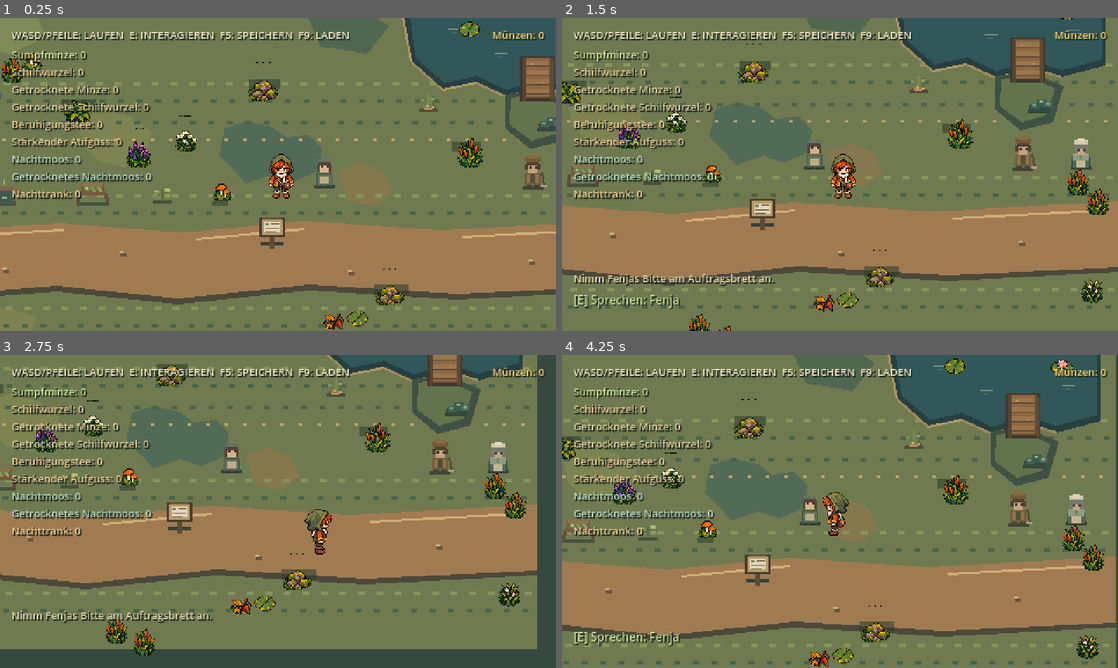
Above: before the commit, frames 1-4 (two rows, left to right).
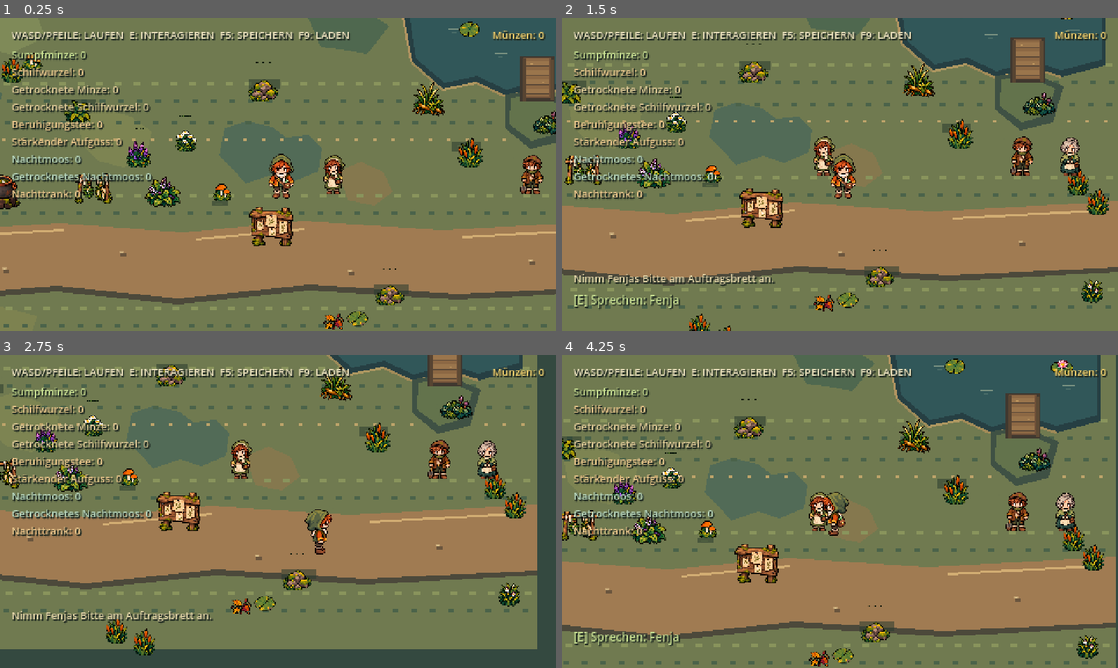
Above: after the commit, the same moments.

Repository: Fremarx/Moor-Apotheke
Game: Godot game, scene res://scenes/main.tscn
Same seed, same stepped clock (60 frames per second), same inputs: the game is played once before the commit and once after it.
Inputs:
- Up to frame 1 (0.25 s): no input
- Up to frame 2 (1.5 s): tap Enter at 0.5 s; hold D (move_right) 0.53-1.28 s; hold E (interact) 0.53-1.28 s; hold S (move_down) from 1.28 s (still down); tap E (interact) at 1.35 s
- Up to frame 3 (2.75 s): release S (move_down) at 2.03 s; hold D (move_right) from 2.03 s (still down); hold E (interact) from 2.03 s (still down)
- Up to frame 4 (4.25 s): release D (move_right) at 2.78 s; release E (interact) at 2.78 s; hold W (move_up) 2.78-3.53 s; tap E (interact) at 2.85 s; hold A (move_left) from 3.53 s (still down); hold E (interact) from 3.53 s (still down)

The runs differ from the first frame. In frame 1, 3.4% of the frame differs, in the area x 0-100%, y 20-74%; in frame 2, 3.5%; in frame 3, 3.3%; in frame 4, 3.6%, in the area x 0-95%, y 20-74%.

Commit message:
feat(visuals): add moor object sprite atlases

Diff:
--- a/scenes/world/test_map.tscn
+++ b/scenes/world/test_map.tscn
@@ -9,6 +9,9 @@
 [ext_resource type="Script" path="res://scripts/marten.gd" id="7_marten"]
 [ext_resource type="Script" path="res://scripts/lene.gd" id="8_lene"]
 [ext_resource type="Script" path="res://scripts/quest_board.gd" id="9_quest_board"]
+[ext_resource type="Texture2D" path="res://assets/sprites/workstations_ai_20261001.png" id="10_workstations"]
+[ext_resource type="Texture2D" path="res://assets/sprites/villagers_ai_20261001.png" id="11_villagers"]
+[ext_resource type="Texture2D" path="res://assets/sprites/herb_pickups_ai_20261001.png" id="12_herbs"]
 
 [sub_resource type="CircleShape2D" id="CircleShape2D_interaction_probe"]
 radius = 6.0
@@ -51,6 +54,13 @@
 display_name = "Beruhigungstee"
 action_verb = "Brauen"
 
+[node name="Visual" type="Sprite2D" parent="Braukessel"]
+texture = ExtResource("10_workstations")
+hframes = 3
+frame = 1
+position = Vector2(0, -6)
+scale = Vector2(0.06, 0.06)
+
 [node name="CollisionShape2D" type="CollisionShape2D" parent="Braukessel"]
 shape = SubResource("CircleShape2D_brewing_cauldron")
 
@@ -62,6 +72,13 @@
 display_name = "Fenja"
 action_verb = "Sprechen"
 
+[node name="Visual" type="Sprite2D" parent="Fenja"]
+texture = ExtResource("11_villagers")
+hframes = 3
+frame = 0
+position = Vector2(0, 0)
+scale = Vector2(0.055, 0.055)
+
 [node name="CollisionShape2D" type="CollisionShape2D" parent="Fenja"]
 shape = SubResource("CircleShape2D_fenja")
 
@@ -73,6 +90,13 @@
 display_name = "Marten"
 action_verb = "Sprechen"
 
+[node name="Visual" type="Sprite2D" parent="Marten"]
+texture = ExtResource("11_villagers")
+hframes = 3
+frame = 1
+position = Vector2(0, 0)
+scale = Vector2(0.055, 0.055)
+
 [node name="CollisionShape2D" type="CollisionShape2D" parent="Marten"]
 shape = SubResource("CircleShape2D_marten")
 
@@ -84,6 +108,13 @@
 display_name = "Lene"
 action_verb = "Sprechen"
 
+[node name="Visual" type="Sprite2D" parent="Lene"]
+texture = ExtResource("11_villagers")
+hframes = 3
+frame = 2
+position = Vector2(0, 0)
+scale = Vector2(0.055, 0.055)
+
 [node name="CollisionShape2D" type="CollisionShape2D" parent="Lene"]
 shape = SubResource("CircleShape2D_lene")
 
@@ -95,6 +126,13 @@
 script = ExtResource("9_quest_board")
 display_name = "Auftragsbrett"
 action_verb = "Ansehen"
+
+[node name="Visual" type="Sprite2D" parent="QuestBoard"]
+texture = ExtResource("10_workstations")
+hframes = 3
+frame = 2
+position = Vector2(0, -6)
+scale = Vector2(0.06, 0.06)
 
 [node name="CollisionShape2D" type="CollisionShape2D" parent="QuestBoard"]
 shape = SubResource("CircleShape2D_quest_board")
@@ -122,6 +160,13 @@
 item_id = "sump_mint"
 pickup_id = "sump_mint_patch"
 
+[node name="Visual" type="Sprite2D" parent="Sumpfminze"]
+texture = ExtResource("12_herbs")
+hframes = 3
+frame = 0
+position = Vector2(0, -5)
+scale = Vector2(0.05, 0.05)
+
 [node name="CollisionShape2D" type="CollisionShape2D" parent="Sumpfminze"]
 shape = SubResource("CircleShape2D_sumpfminze")
 
@@ -136,6 +181,13 @@
 item_id = "reed_root"
 pickup_id = "reed_root_patch"
 
+[node name="Visual" type="Sprite2D" parent="Schilfwurzel"]
+texture = ExtResource("12_herbs")
+hframes = 3
+frame = 1
+position = Vector2(0, -5)
+scale = Vector2(0.05, 0.05)
+
 [node name="CollisionShape2D" type="CollisionShape2D" parent="Schilfwurzel"]
 shape = SubResource("CircleShape2D_schilfwurzel")
 
@@ -150,6 +202,13 @@
 item_id = "night_moss"
 pickup_id = "night_moss_patch"
 
+[node name="Visual" type="Sprite2D" parent="Nachtmoos"]
+texture = ExtResource("12_herbs")
+hframes = 3
+frame = 2
+position = Vector2(0, -5)
+scale = Vector2(0.05, 0.05)
+
 [node name="CollisionShape2D" type="CollisionShape2D" parent="Nachtmoos"]
 shape = SubResource("CircleShape2D_nachtmoos")
 
@@ -161,5 +220,12 @@
 display_name = "Trockengestell"
 action_verb = "Trocknen"
 
+[node name="Visual" type="Sprite2D" parent="Trockengestell"]
+texture = ExtResource("10_workstations")
+hframes = 3
+frame = 0
+position = Vector2(0, -6)
+scale = Vector2(0.06, 0.06)
+
 [node name="CollisionShape2D" type="CollisionShape2D" parent="Trockengestell"]
 shape = SubResource("CircleShape2D_drying_rack")
--- a/scripts/brewing_cauldron.gd
+++ b/scripts/brewing_cauldron.gd
@@ -62,17 +62,3 @@
 	if required_quest_id.is_empty():
 		return true
 	return str(_quest_states.get(required_quest_id, "")) == str(recipe.get("required_quest_state"))
-
-
-func _draw() -> void:
-	draw_rect(Rect2(Vector2(-14, 5), Vector2(28, 4)), Color("46513d"))
-	draw_line(Vector2(-10, 1), Vector2(-12, 7), Color("654d37"), 2.0)
-	draw_line(Vector2(10, 1), Vector2(12, 7), Color("654d37"), 2.0)
-	draw_rect(Rect2(Vector2(-11, -5), Vector2(22, 12)), Color("405b54"))
-	draw_rect(Rect2(Vector2(-12, -7), Vector2(24, 3)), Color("806448"))
-	draw_line(Vector2(-13, -5), Vector2(-16, -2), Color("806448"), 3.0)
-	draw_line(Vector2(13, -5), Vector2(16, -2), Color("806448"), 3.0)
-	draw_line(Vector2(-5, -9), Vector2(-7, -13), Color("a6a985"), 1.0)
-	draw_line(Vector2(3, -9), Vector2(4, -14), Color("a6a985"), 1.0)
-	draw_rect(Rect2(Vector2(-5, -2), Vector2(3, 2)), Color("839579"))
-	draw_rect(Rect2(Vector2(2, 1), Vector2(4, 2)), Color("a1ad85"))
--- a/scripts/drying_rack.gd
+++ b/scripts/drying_rack.gd
@@ -29,17 +29,3 @@
 		return "Das Nachtmoos ist getrocknet."
 
 	return "Du brauchst frische Sumpfminze, eine frische Schilfwurzel oder frisches Nachtmoos zum Trocknen."
-
-
-func _draw() -> void:
-	draw_rect(Rect2(Vector2(-14, 6), Vector2(28, 3)), Color("46513d"))
-	draw_line(Vector2(-11, -2), Vector2(-13, 7), Color("654d37"), 3.0)
-	draw_line(Vector2(11, -2), Vector2(13, 7), Color("654d37"), 3.0)
-	draw_rect(Rect2(Vector2(-11, -4), Vector2(22, 4)), Color("765a3d"))
-	draw_line(Vector2(-9, -4), Vector2(-9, -10), Color("765a3d"), 2.0)
-	draw_line(Vector2(9, -4), Vector2(9, -10), Color("765a3d"), 2.0)
-	draw_line(Vector2(-9, -9), Vector2(9, -9), Color("92724a"), 2.0)
-	draw_line(Vector2(-7, -7), Vector2(-3, -3), Color("74804d"), 2.0)
-	draw_line(Vector2(-1, -7), Vector2(2, -3), Color("899657"), 2.0)
-	draw_line(Vector2(5, -7), Vector2(7, -3), Color("a1a763"), 2.0)
-	draw_rect(Rect2(Vector2(-6, -7), Vector2(2, 2)), Color("bac078"))
--- a/scripts/fenja.gd
+++ b/scripts/fenja.gd
@@ -29,20 +29,3 @@
 	if not is_instance_valid(_quest):
 		return "Fenja ist gerade beschäftigt."
 	return str(_quest.call("interact"))
-
-
-func _draw() -> void:
-	# A small graybox villager uses the same restrained palette as the test map.
-	draw_rect(Rect2(Vector2(-9, 9), Vector2(18, 3)), Color("344338"))
-	draw_rect(Rect2(Vector2(-7, -1), Vector2(14, 12)), Color("43564a"))
-	draw_rect(Rect2(Vector2(-6, 0), Vector2(12, 9)), Color("60715b"))
-	draw_rect(Rect2(Vector2(-4, 2), Vector2(8, 6)), Color("bdab83"))
-	draw_rect(Rect2(Vector2(-4, -11), Vector2(8, 9)), Color("d5b18a"))
-	draw_rect(Rect2(Vector2(-5, -12), Vector2(10, 4)), Color("544238"))
-	draw_rect(Rect2(Vector2(-6, -9), Vector2(2, 7)), Color("544238"))
-	draw_rect(Rect2(Vector2(4, -9), Vector2(2, 7)), Color("544238"))
-	draw_rect(Rect2(Vector2(-5, -14), Vector2(10, 3)), Color("66735c"))
-	draw_rect(Rect2(Vector2(-3, -8), Vector2(2, 2)), Color("3c332d"))
-	draw_rect(Rect2(Vector2(2, -8), Vector2(2, 2)), Color("3c332d"))
-	draw_rect(Rect2(Vector2(-6, 10), Vector2(5, 2)), Color("39352e"))
-	draw_rect(Rect2(Vector2(1, 10), Vector2(5, 2)), Color("39352e"))
--- a/scripts/herb_pickup.gd
+++ b/scripts/herb_pickup.gd
@@ -35,55 +35,3 @@
 	visible = not collected
 	set_deferred("monitoring", not collected)
 	set_deferred("monitorable", not collected)
-
-
-func _draw() -> void:
-	if item_id == "night_moss":
-		_draw_night_moss()
-		return
-
-	if item_id == "reed_root":
-		_draw_reed_root()
-		return
-
-	_draw_sump_mint()
-
-
-func _draw_sump_mint() -> void:
-	draw_rect(Rect2(Vector2(-8, 4), Vector2(16, 3)), Color("45533b"))
-	draw_line(Vector2(0, 5), Vector2(0, -5), Color("596943"), 2.0)
-	draw_line(Vector2(-1, 1), Vector2(-5, -2), Color("596943"), 1.0)
-	draw_line(Vector2(1, -1), Vector2(5, -4), Color("596943"), 1.0)
-	draw_rect(Rect2(Vector2(-7, -4), Vector2(5, 3)), Color("809457"))
-	draw_rect(Rect2(Vector2(2, -6), Vector2(5, 3)), Color("a8b76c"))
-	draw_rect(Rect2(Vector2(-6, 0), Vector2(5, 3)), Color("71884e"))
-	draw_rect(Rect2(Vector2(2, -1), Vector2(5, 3)), Color("8f9f59"))
-	draw_rect(Rect2(Vector2(-6, -4), Vector2(2, 1)), Color("b0bd76"))
-	draw_rect(Rect2(Vector2(3, -6), Vector2(2, 1)), Color("c2c47b"))
-
-
-func _draw_reed_root() -> void:
-	# Upright reed leaves mark the plant; the exposed root gives it a separate silhouette.
-	draw_rect(Rect2(Vector2(-8, 4), Vector2(16, 3)), Color("45533b"))
-	draw_rect(Rect2(Vector2(-5, -6), Vector2(2, 10)), Color("667b4c"))
-	draw_rect(Rect2(Vector2(-1, -9), Vector2(2, 13)), Color("788b51"))
-	draw_rect(Rect2(Vector2(3, -7), Vector2(2, 11)), Color("596f45"))
-	draw_rect(Rect2(Vector2(-7, -4), Vector2(3, 2)), Color("849359"))
-	draw_rect(Rect2(Vector2(2, -5), Vector2(3, 2)), Color("91a05f"))
-	draw_rect(Rect2(Vector2(-6, 2), Vector2(12, 4)), Color("594735"))
-	draw_rect(Rect2(Vector2(-5, 2), Vector2(9, 2)), Color("a17a4e"))
-	draw_rect(Rect2(Vector2(-4, 4), Vector2(7, 1)), Color("c19a64"))
-	draw_rect(Rect2(Vector2(-2, 1), Vector2(2, 2)), Color("d0ad74"))
-	draw_rect(Rect2(Vector2(3, 2), Vector2(2, 2)), Color("d0ad74"))
-
-
-func _draw_night_moss() -> void:
-	# A low, damp blue-green cluster reads differently from the upright herbs.
-	draw_rect(Rect2(Vector2(-10, 5), Vector2(20, 3)), Color("35443d"))
-	draw_rect(Rect2(Vector2(-9, 1), Vector2(18, 6)), Color("344b42"))
-	draw_rect(Rect2(Vector2(-7, -1), Vector2(7, 5)), Color("426456"))
-	draw_rect(Rect2(Vector2(-2, -4), Vector2(8, 7)), Color("3c5b50"))
-	draw_rect(Rect2(Vector2(4, -2), Vector2(7, 5)), Color("496c5b"))
-	draw_rect(Rect2(Vector2(-6, 0), Vector2(3, 2)), Color("7e9b74"))
-	draw_rect(Rect2(Vector2(0, -3), Vector2(3, 2)), Color("9aac7c"))
-	draw_rect(Rect2(Vector2(6, -1), Vector2(3, 2)), Color("83a287"))
--- a/scripts/lene.gd
+++ b/scripts/lene.gd
@@ -29,21 +29,3 @@
 	if not is_instance_valid(_quest):
 		return "Lene ist gerade beschäftigt."
 	return str(_quest.call("interact"))
-
-
-func _draw() -> void:
-	# A healer's layered teal dress, pale shawl and silver hair distinguish Lene.
-	draw_rect(Rect2(Vector2(-9, 9), Vector2(18, 3)), Color("343d35"))
-	draw_rect(Rect2(Vector2(-8, 1), Vector2(16, 10)), Color("394a43"))
-	draw_rect(Rect2(Vector2(-7, 2), Vector2(14, 8)), Color("52695e"))
-	draw_rect(Rect2(Vector2(-4, 3), Vector2(8, 7)), Color("c8b58c"))
-	draw_rect(Rect2(Vector2(-7, -2), Vector2(14, 6)), Color("8c9b81"))
-	draw_rect(Rect2(Vector2(-5, -10), Vector2(10, 9)), Color("c4a482"))
-	draw_rect(Rect2(Vector2(-6, -11), Vector2(12, 5)), Color("777970"))
-	draw_rect(Rect2(Vector2(-6, -8), Vector2(3, 6)), Color("777970"))
-	draw_rect(Rect2(Vector2(3, -8), Vector2(3, 6)), Color("777970"))
-	draw_rect(Rect2(Vector2(-6, -14), Vector2(12, 4)), Color("d2c8ad"))
-	draw_rect(Rect2(Vector2(-3, -15), Vector2(6, 3)), Color("e0d6bd"))
-	draw_rect(Rect2(Vector2(-3, -6), Vector2(2, 2)), Color("39352f"))
-	draw_rect(Rect2(Vector2(2, -6), Vector2(2, 2)), Color("39352f"))
-	draw_line(Vector2(0, -1), Vector2(0, 3), Color("73845f"), 2.0)
--- a/scripts/marten.gd
+++ b/scripts/marten.gd
@@ -32,23 +32,3 @@
 	if not is_instance_valid(_quest):
 		return "Marten ist gerade beschäftigt."
 	return str(_quest.call("interact"))
-
-
-func _draw() -> void:
-	# A brown cap and peat spade distinguish Marten in the graybox.
-	draw_rect(Rect2(Vector2(-9, 10), Vector2(18, 3)), Color("3f4535"))
-	draw_rect(Rect2(Vector2(-6, 7), Vector2(5, 5)), Color("45423a"))
-	draw_rect(Rect2(Vector2(1, 7), Vector2(5, 5)), Color("45423a"))
-	draw_rect(Rect2(Vector2(-7, -1), Vector2(14, 10)), Color("745b3c"))
-	draw_rect(Rect2(Vector2(-5, 0), Vector2(10, 7)), Color("927247"))
-	draw_rect(Rect2(Vector2(-2, 0), Vector2(4, 7)), Color("4d513a"))
-	draw_rect(Rect2(Vector2(-4, -10), Vector2(8, 9)), Color("c2a17c"))
-	draw_rect(Rect2(Vector2(-5, -12), Vector2(10, 4)), Color("4e4233"))
-	draw_rect(Rect2(Vector2(-7, -9), Vector2(3, 5)), Color("4e4233"))
-	draw_rect(Rect2(Vector2(4, -9), Vector2(3, 5)), Color("4e4233"))
-	draw_rect(Rect2(Vector2(-7, -15), Vector2(14, 4)), Color("765a38"))
-	draw_rect(Rect2(Vector2(-4, -17), Vector2(9, 3)), Color("8a6a40"))
-	draw_rect(Rect2(Vector2(-3, -7), Vector2(2, 2)), Color("39352d"))
-	draw_rect(Rect2(Vector2(2, -7), Vector2(2, 2)), Color("39352d"))
-	draw_line(Vector2(8, -2), Vector2(10, 10), Color("594b36"), 2.0)
-	draw_line(Vector2(7, 10), Vector2(12, 10), Color("a9a083"), 2.0)
--- a/scripts/quest_board.gd
+++ b/scripts/quest_board.gd
@@ -14,16 +14,3 @@
 func interact() -> String:
 	open_requested.emit()
 	return "Du liest die Bewohneraufträge."
-
-
-func _draw() -> void:
-	draw_rect(Rect2(Vector2(-10, 8), Vector2(20, 3)), Color("344238"))
-	draw_rect(Rect2(Vector2(-2, 2), Vector2(4, 12)), Color("604a35"))
-	draw_rect(Rect2(Vector2(-11, -13), Vector2(22, 17)), Color("493c2d"))
-	draw_rect(Rect2(Vector2(-9, -11), Vector2(18, 13)), Color("b59b6a"))
-	draw_rect(Rect2(Vector2(-7, -9), Vector2(14, 9)), Color("e0d5b9"))
-	draw_rect(Rect2(Vector2(-6, -8), Vector2(3, 2)), Color("73845f"))
-	draw_rect(Rect2(Vector2(-1, -8), Vector2(7, 1)), Color("79664b"))
-	draw_rect(Rect2(Vector2(-6, -4), Vector2(12, 1)), Color("79664b"))
-	draw_rect(Rect2(Vector2(-6, -1), Vector2(9, 1)), Color("79664b"))
-	draw_rect(Rect2(Vector2(-8, -12), Vector2(16, 1)), Color("806543"))
--- /dev/null
+++ b/tests/vis_003_visual_atlas_test.gd
@@ -0,0 +1,72 @@
+extends SceneTree
+
+const MAP_SCENE: PackedScene = preload("res://scenes/world/test_map.tscn")
+const WORKSTATIONS: Texture2D = preload("res://assets/sprites/workstations_ai_20261001.png")
+const VILLAGERS: Texture2D = preload("res://assets/sprites/villagers_ai_20261001.png")
+const HERBS: Texture2D = preload("res://assets/sprites/herb_pickups_ai_20261001.png")
+
+var _failures: Array[String] = []
+
+
+func _initialize() -> void:
+	call_deferred("_run")
+
+
+func _run() -> void:
+	var map := MAP_SCENE.instantiate()
+	root.add_child(map)
+	await process_frame
+
+	_check_visual(map, NodePath("Braukessel/Visual"), WORKSTATIONS, 1, "cauldron")
+	_check_visual(map, NodePath("Trockengestell/Visual"), WORKSTATIONS, 0, "drying rack")
+	_check_visual(map, NodePath("QuestBoard/Visual"), WORKSTATIONS, 2, "quest board")
+	_check_visual(map, NodePath("Fenja/Visual"), VILLAGERS, 0, "Fenja")
+	_check_visual(map, NodePath("Marten/Visual"), VILLAGERS, 1, "Marten")
+	_check_visual(map, NodePath("Lene/Visual"), VILLAGERS, 2, "Lene")
+	_check_visual(map, NodePath("Sumpfminze/Visual"), HERBS, 0, "sump mint")
+	_check_visual(map, NodePath("Schilfwurzel/Visual"), HERBS, 1, "reed root")
+	_check_visual(map, NodePath("Nachtmoos/Visual"), HERBS, 2, "night moss")
+
+	var pickup := map.get_node("Sumpfminze")
+	var pickup_visual := pickup.get_node("Visual") as Sprite2D
+	pickup.call("set_collected", true)
+	await process_frame
+	_check(not pickup_visual.is_visible_in_tree(), "collected plant hides its sprite with its Area2D")
+	pickup.call("set_collected", false)
+	await process_frame
+	_check(pickup_visual.is_visible_in_tree(), "restored plant shows its sprite again")
+
+	map.queue_free()
+	await process_frame
+	_finish()
+
+
+func _check_visual(
+	map: Node,
+	node_path: NodePath,
+	expected_texture: Texture2D,
+	expected_frame: int,
+	label: String
+) -> void:
+	var visual := map.get_node_or_null(node_path) as Sprite2D
+	_check(visual != null, label + " has a Sprite2D visual")
+	if visual == null:
+		return
+	_check(visual.texture == expected_texture, label + " uses its approved atlas")
+	_check(visual.hframes == 3 and visual.vframes == 1, label + " uses the 3-cell atlas layout")
+	_check(visual.frame == expected_frame, label + " selects its matching atlas cell")
+
+
+func _check(condition: bool, assertion: String) -> void:
+	if condition:
+		return
+	_failures.append(assertion)
+	push_error("VIS-003 failed: " + assertion)
+
+
+func _finish() -> void:
+	if _failures.is_empty():
+		print("VIS-003 visual atlas checks passed.")
+	else:
+		push_error("VIS-003 had " + str(_failures.size()) + " failure(s).")
+	quit(1 if not _failures.is_empty() else 0)
Binary file added: assets/sprites/herb_pickups_ai_20261001.png
Not shown, added: assets/sprites/herb_pickups_ai_20261001.png.import
Binary file added: assets/sprites/villagers_ai_20261001.png
Not shown, added: assets/sprites/villagers_ai_20261001.png.import
Binary file added: assets/sprites/workstations_ai_20261001.png
Not shown, added: assets/sprites/workstations_ai_20261001.png.import
Not shown: 1 places in scenes/world/test_map.tscn that only renumber resources
Not shown, added: tests/vis_003_visual_atlas_test.gd.uid
Not shown, changed: GAME_PLAN.md
Not shown, changed: PROJECT_PLAN.md
Not shown, changed: docs/AI_CONTEXT.md
Not shown, changed: docs/ARCHITECTURE.md
(and 3 more such lines)
